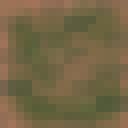
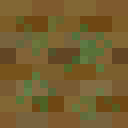
Layered file, before and after one edit (128x128). Changes by layer:
removed layer "mud" (was 97%) over [0, 0, 128, 128]
added layer "moss" (44%) above "bricks copy" over [16, 16, 120, 120]
added layer "bricks copy" (51%) above "bricks" over [0, 0, 128, 128]
painted on "bricks" over [0, 0, 128, 128]
